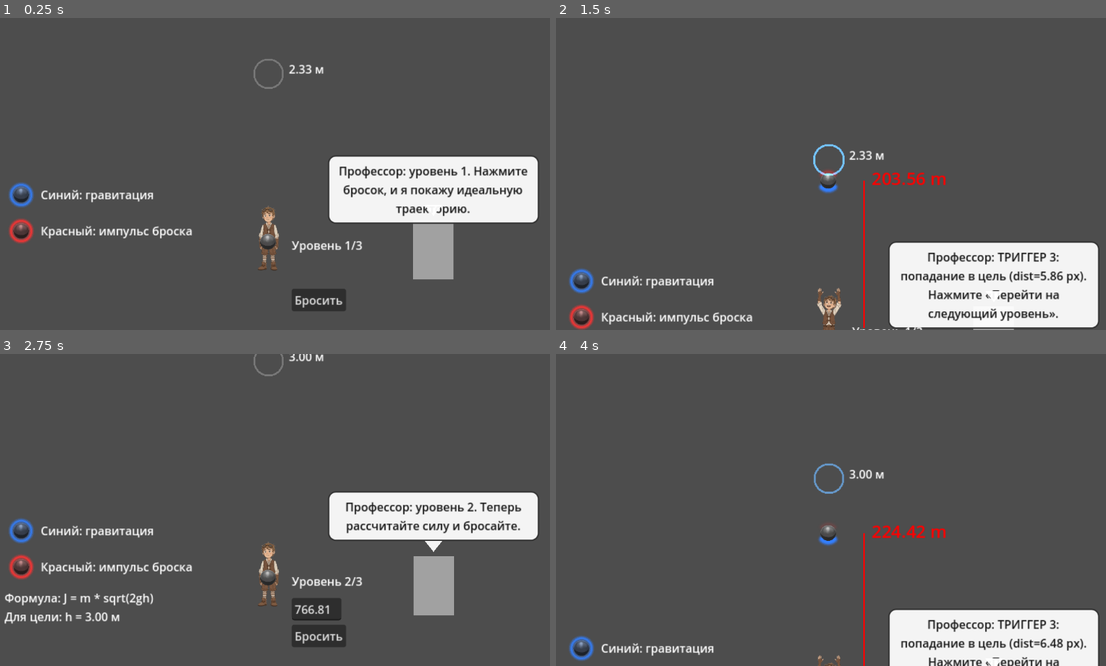
Above: before the commit, frames 1-4 (two rows, left to right).
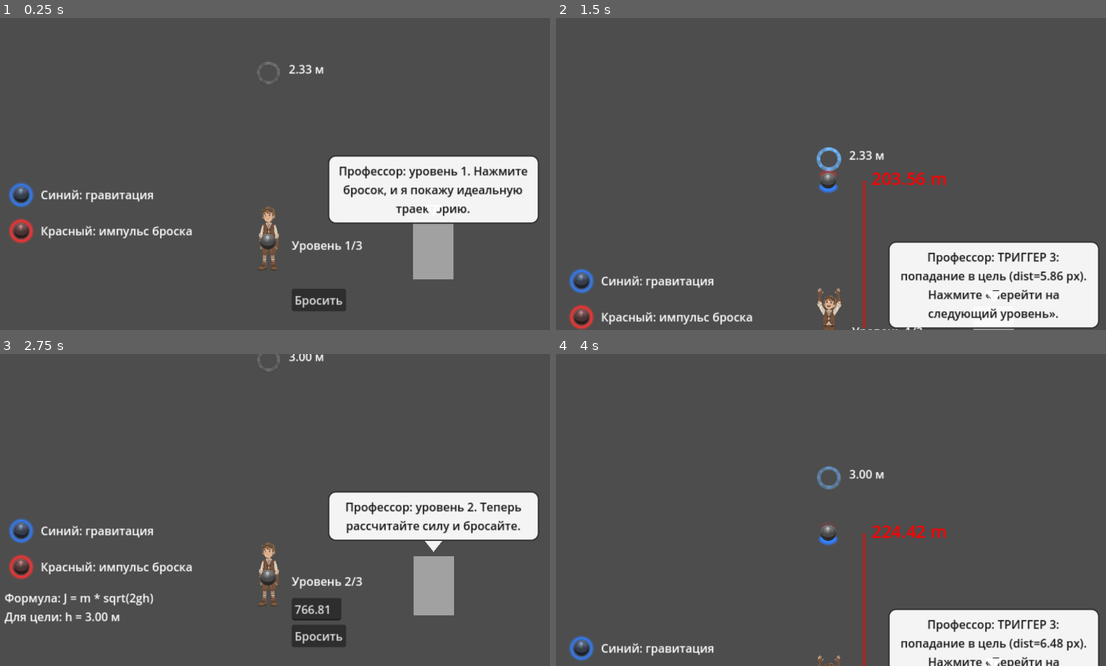
Above: after the commit, the same moments.

Repository: vasyukovin/physics
Game: Godot game, scene res://playground.tscn
Same seed, same stepped clock (60 frames per second), same inputs: the game is played once before the commit and once after it.
Inputs:
- Up to frame 1 (0.25 s): no input
- Up to frame 2 (1.5 s): click "Бросить" at 0.5 s
- Up to frame 3 (2.75 s): click "Перейти на следующий уровень" at 2 s
- Up to frame 4 (4 s): click "Бросить" at 2.75 s

The runs differ from the first frame. In frame 1, 0.1% of the frame differs, in the area x 46-52%, y 13-23%; in frame 2, 0.3%, in the area x 46-53%, y 40-51%; in frame 3, less than 0.1%; in frame 4, 0.3%.

Commit message:
Fix target ring texture scaling types for Godot 4.5.
Add the ring texture asset and related Godot UID metadata files used by the updated controller.

Co-authored-by: Cursor <cursoragent@cursor.com>

Diff:
--- a/Scripts/target_ring_controller.gd
+++ b/Scripts/target_ring_controller.gd
@@ -1,5 +1,7 @@
 extends RefCounted
 class_name TargetRingController
+
+const RING_TEXTURE := preload("res://Assets/ring_gray.png")
 
 var host: Node
 var target_sprite: Sprite2D
@@ -33,10 +35,23 @@
 
 	target_sprite.visible = true
 	target_sprite.global_position = Vector2(target_x, target_line_y)
-	target_sprite.texture = _make_ring_texture(ring_radius_px, ring_line_width_px)
 	target_sprite.centered = true
 	target_sprite.material = null
-	target_sprite.scale = Vector2.ONE
+
+	if RING_TEXTURE:
+		target_sprite.texture = RING_TEXTURE
+		var tex_size: Vector2 = RING_TEXTURE.get_size()
+		var max_side: float = maxf(tex_size.x, tex_size.y)
+		if max_side > 0.0:
+			var desired_diameter: float = ring_radius_px * 2.0
+			var scale_value: float = desired_diameter / max_side
+			target_sprite.scale = Vector2.ONE * scale_value
+		else:
+			target_sprite.scale = Vector2.ONE
+	else:
+		target_sprite.texture = _make_ring_texture(ring_radius_px, ring_line_width_px)
+		target_sprite.scale = Vector2.ONE
+
 	target_sprite.modulate = Color(1, 1, 1, ring_idle_alpha)
 	target_sprite.z_index = 10
 
@@ -52,17 +67,19 @@
 	if not target_sprite or not host:
 		return
 
+	var base_scale := target_sprite.scale
+
 	_ensure_add_material(target_sprite)
 	target_sprite.modulate = hit_color
 
 	var tween := host.create_tween()
-	tween.tween_property(target_sprite, "scale", Vector2.ONE * 1.08, 0.12).from(Vector2.ONE)
-	tween.tween_property(target_sprite, "scale", Vector2.ONE, 0.18)
+	tween.tween_property(target_sprite, "scale", base_scale * 1.08, 0.12).from(base_scale)
+	tween.tween_property(target_sprite, "scale", base_scale, 0.18)
 	tween.parallel().tween_property(target_sprite, "modulate:a", 0.15, 0.45).from(1.0)
 	tween.tween_callback(func():
 		target_sprite.material = null
 		target_sprite.modulate = Color(1, 1, 1, ring_idle_alpha)
-		target_sprite.scale = Vector2.ONE
+		target_sprite.scale = base_scale
 	)
 
 	var flash := Sprite2D.new()
Binary file added: Assets/ring_gray.png
Not shown, added: Assets/ring_gray.png.import
Not shown, added: Scripts/camera_follow_controller.gd.uid
Not shown, added: Scripts/level3_sequence_controller.gd.uid
Not shown, added: Scripts/level_progression_controller.gd.uid
Not shown, added: Scripts/level_ui_controller.gd.uid
